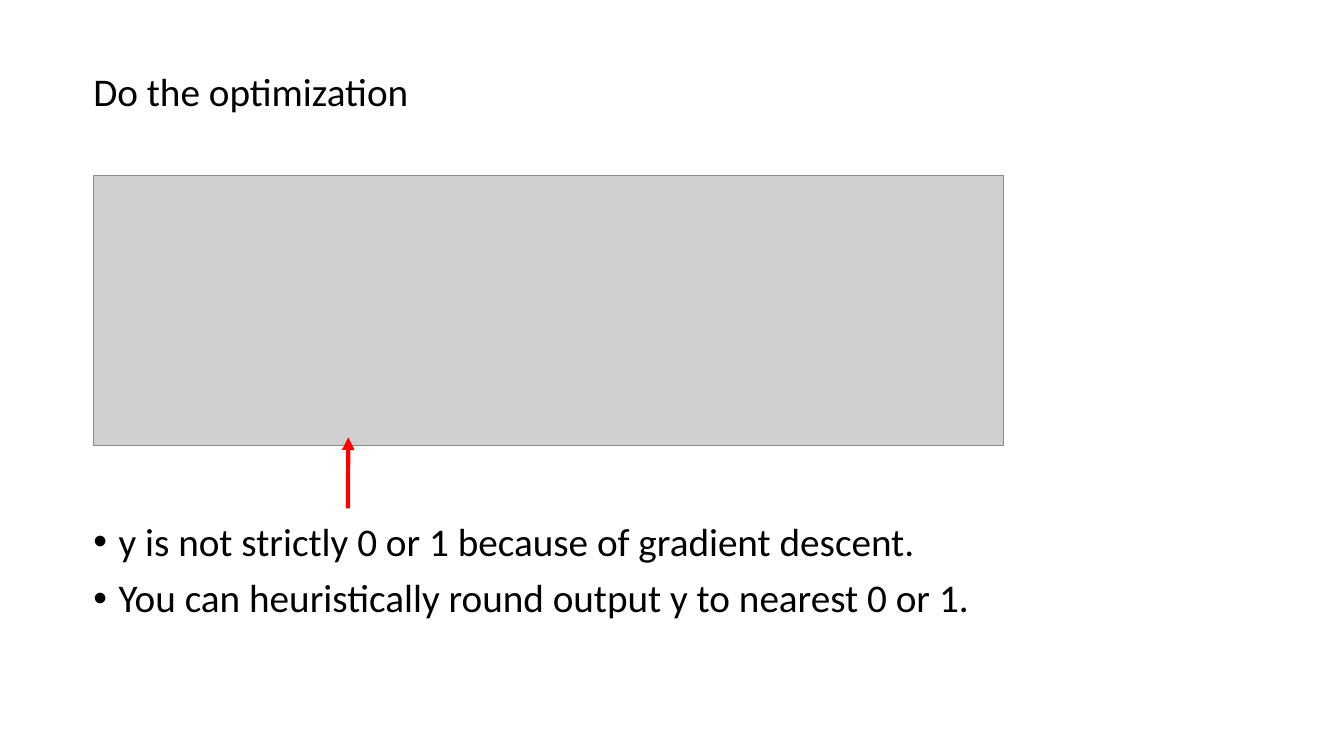
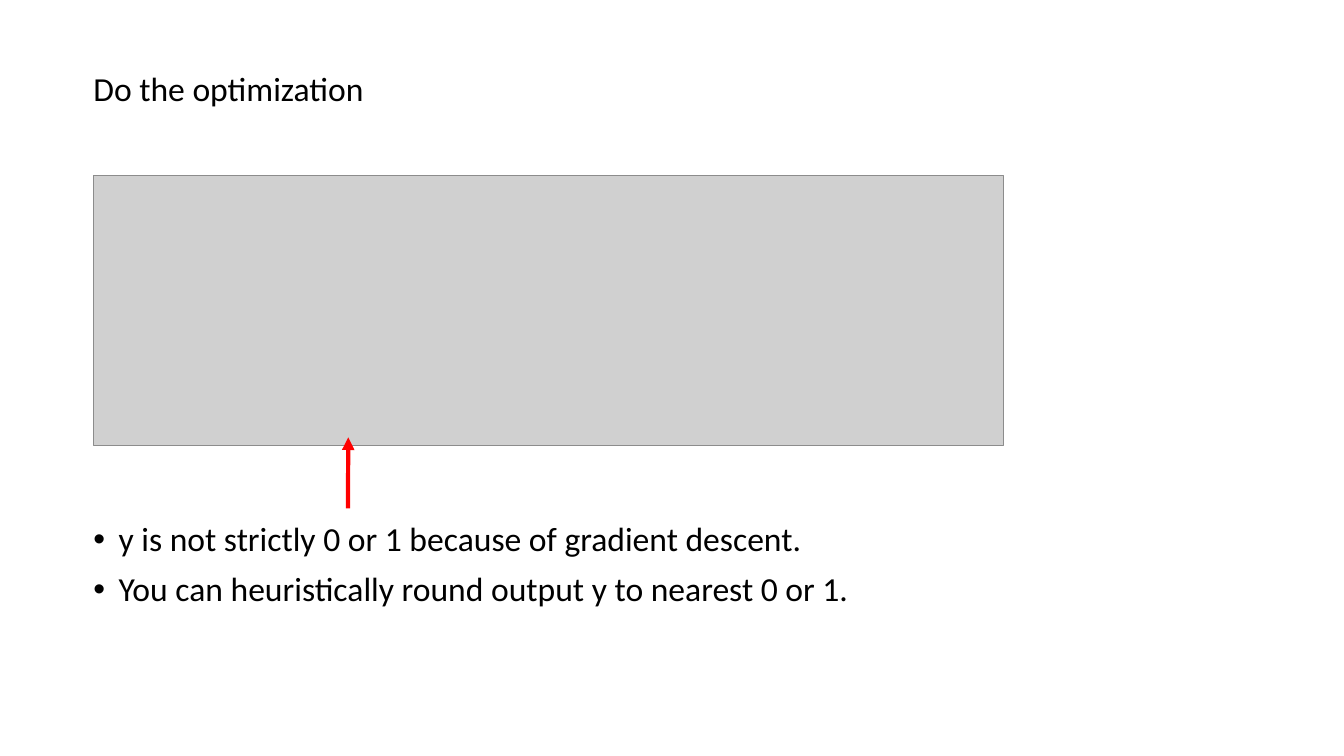
Before and after one commit to datduong/CS269_tutorial, a slide deck: slide 11 of CS269PresentationOwnOptimFunction.pptx. Drawn at 1344x756 pixels with LibreOffice and Linux fonts; fonts in the diff are those of the drawing; grey boxes stand for pictures. Boxes give left, top, right and bottom in pixels: in the first picture for what was removed or moved away, otherwise in the second. Text is boxed around its words. In the diff, an @@ line names an element or a change of style, - is before the commit and + after.

```diff
--- a/CS269PresentationOwnOptimFunction.pptx
+++ b/CS269PresentationOwnOptimFunction.pptx
@@ text "Do the optimization" at [93,77,364,107]: size 28 to 24 pt @@
@@ text "y is not strictly 0 ..." at [119,527,848,607]: size 28 to 24 pt @@
```
Also in this commit, not shown: 6 other slides changed, 3 slides added.
